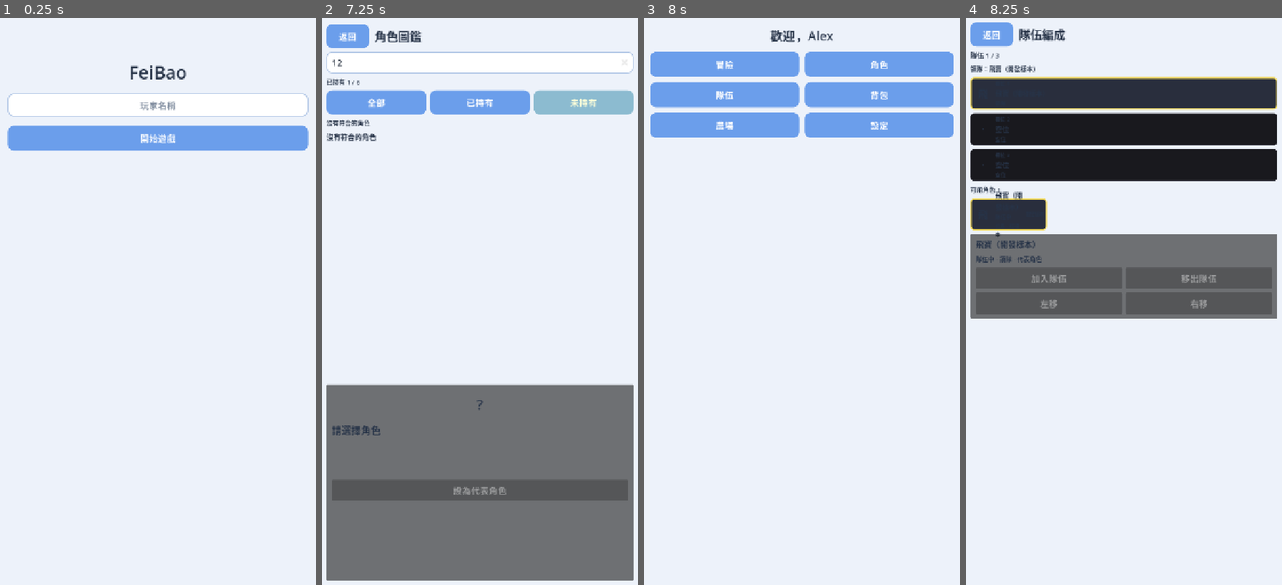
Above: before the commit, frames 1-4 (left to right).
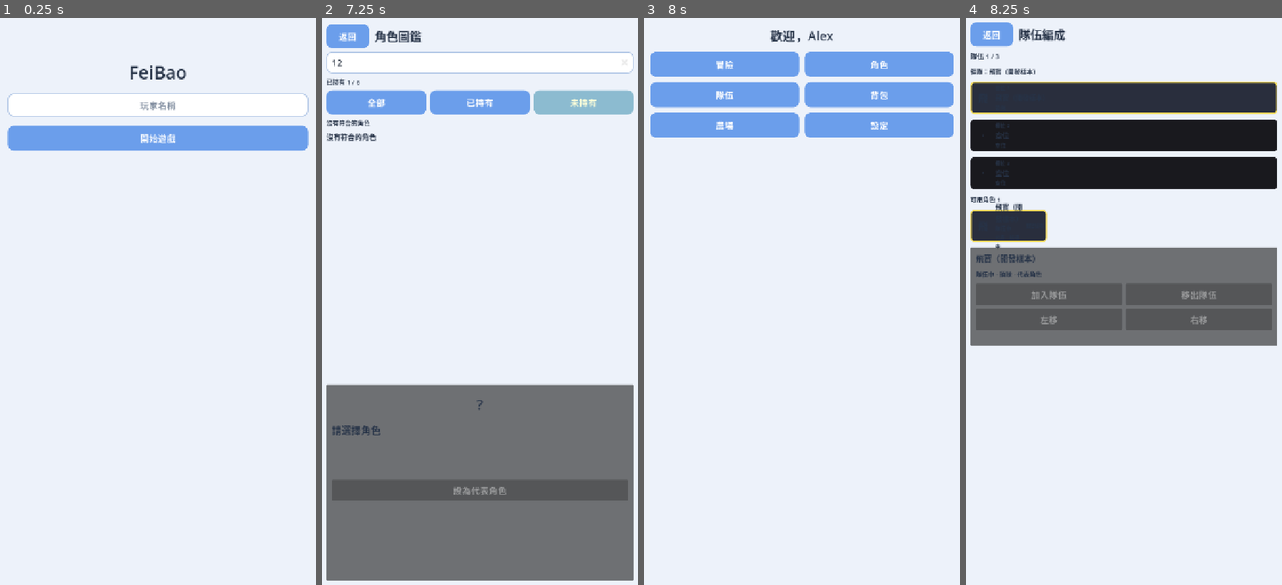
Above: after the commit, the same moments.

Repository: 134767/FeiBao
Game: Godot game, scene res://scenes/bootstrap/bootstrap.tscn
Same seed, same stepped clock (60 frames per second), same inputs: the game is played once before the commit and once after it.
Inputs (mouse positions are in pixels of both pictures, inside the frame that each line leads up to):
- Up to frame 1 (0.25 s): no input
- Up to frame 2 (7.25 s): click (480, 103) at 0.52 s; type "Alex" at 0.6 s; click "開始遊戲" at 1.25 s; click "冒險" at 2 s; click "返回" at 2.75 s; click "角色" at 3.5 s; click (480, 63) at 4.27 s; type "12" at 4.35 s; click "全部" at 5 s; click "已持有" at 5.75 s; click "未持有" at 6.5 s
- Up to frame 3 (8 s): click "返回" at 7.25 s
- Up to frame 4 (8.25 s): click "隊伍" at 8 s

Frames 1-3 are identical in both runs. In frame 4, 19% of the frame differs, in the area x 1-99%, y 5-58%.

Commit message:
fix: align tail focus and prove vertical scroll range

Diff:
--- a/scenes/screens/party/party_screen.gd
+++ b/scenes/screens/party/party_screen.gd
@@ -355,7 +355,10 @@
 	_pending_focus_after_party_change = &""
 
 
-## Fallback after removing a party member at idx: next remaining, else previous, else new leader.
+## Fallback after removing a party member at remove_index:
+## 1) same index among remaining (next member slides into the hole),
+## 2) otherwise the previous remaining member (tail of provisional),
+## 3) removing leader (index 0) naturally focuses the new index-0 leader.
 func _compute_remove_fallback_focus(removing: StringName, remove_index: int) -> StringName:
 	var provisional: Array[StringName] = []
 	for id in _party_ids:
@@ -365,7 +368,7 @@
 		return &""
 	if remove_index < provisional.size():
 		return provisional[remove_index]
-	return provisional[0]
+	return provisional[provisional.size() - 1]
 
 
 func _refresh_party_ui_preserve_focus() -> void:
--- a/scenes/screens/party/party_screen.tscn
+++ b/scenes/screens/party/party_screen.tscn
@@ -25,7 +25,7 @@
 
 [node name="RootVBox" type="VBoxContainer" parent="Margin"]
 layout_mode = 2
-theme_override_constants/separation = 8
+theme_override_constants/separation = 10
 
 [node name="HeaderRow" type="HBoxContainer" parent="Margin/RootVBox"]
 layout_mode = 2
@@ -58,7 +58,7 @@
 unique_name_in_owner = true
 layout_mode = 2
 size_flags_horizontal = 3
-theme_override_constants/separation = 8
+theme_override_constants/separation = 12
 
 [node name="PartySummaryLabel" type="Label" parent="Margin/RootVBox/BodyScroll/BodyContent"]
 unique_name_in_owner = true
@@ -77,7 +77,7 @@
 [node name="PartySlotsContainer" type="VBoxContainer" parent="Margin/RootVBox/BodyScroll/BodyContent"]
 unique_name_in_owner = true
 layout_mode = 2
-theme_override_constants/separation = 8
+theme_override_constants/separation = 12
 
 [node name="RosterSummaryLabel" type="Label" parent="Margin/RootVBox/BodyScroll/BodyContent"]
 unique_name_in_owner = true
@@ -112,19 +112,20 @@
 
 [node name="DetailPanel" type="PanelContainer" parent="Margin/RootVBox/BodyScroll/BodyContent"]
 unique_name_in_owner = true
+custom_minimum_size = Vector2(0, 220)
 layout_mode = 2
 size_flags_horizontal = 3
 
 [node name="DetailMargin" type="MarginContainer" parent="Margin/RootVBox/BodyScroll/BodyContent/DetailPanel"]
 layout_mode = 2
 theme_override_constants/margin_left = 12
-theme_override_constants/margin_top = 10
+theme_override_constants/margin_top = 12
 theme_override_constants/margin_right = 12
-theme_override_constants/margin_bottom = 10
+theme_override_constants/margin_bottom = 12
 
 [node name="DetailVBox" type="VBoxContainer" parent="Margin/RootVBox/BodyScroll/BodyContent/DetailPanel/DetailMargin"]
 layout_mode = 2
-theme_override_constants/separation = 8
+theme_override_constants/separation = 10
 
 [node name="DetailNameLabel" type="Label" parent="Margin/RootVBox/BodyScroll/BodyContent/DetailPanel/DetailMargin/DetailVBox"]
 unique_name_in_owner = true
--- a/tests/active_party_smoke_test.gd
+++ b/tests/active_party_smoke_test.gd
@@ -681,22 +681,24 @@
 	# party order may be [feibao_dev, partner_b, partner_a] or similar size 3
 	_assert_eq("rf_restored_size", int(screen.call("get_party_size")), 3)
 
-	# remove tail (last party member)
+	# remove tail (last party member) → exact previous remaining member (not always leader).
 	var party_ids: Array = screen.call("get_party_ids")
+	_assert_true("rf_tail_setup_size", party_ids.size() >= 2)
 	var tail_id: StringName = party_ids[party_ids.size() - 1] as StringName
-	var head_id: StringName = party_ids[0] as StringName
+	var expected_previous_id: StringName = party_ids[party_ids.size() - 2] as StringName
 	_assert_true("rf_tail_focus", bool(screen.call("focus_character_for_test", tail_id)))
 	screen.call("reset_party_refresh_count_for_tests")
 	screen.call("press_remove_for_test")
 	await _tree.process_frame
 	_assert_eq("rf_tail_refresh", int(screen.call("get_party_refresh_count_for_tests")), 1)
 	_assert_eq("rf_tail_size", int(screen.call("get_party_size")), 2)
-	# Removing last index falls back to leader (or remaining member).
 	var after_tail: Array = screen.call("get_party_ids")
-	_assert_true("rf_tail_focus_in_party", after_tail.has(screen.call("get_focused_id")))
-	_assert_eq("rf_tail_slot_vis", str(screen.call("get_focused_slot_character_id")), str(screen.call("get_focused_id")))
-	_assert_eq("rf_tail_roster_vis", str(screen.call("get_focused_roster_character_id")), str(screen.call("get_focused_id")))
 	_assert_true("rf_tail_was_removed", after_tail.has(tail_id) == false)
+	_assert_eq("rf_tail_focus_id", str(screen.call("get_focused_id")), str(expected_previous_id))
+	_assert_eq("rf_tail_slot_vis", str(screen.call("get_focused_slot_character_id")), str(expected_previous_id))
+	_assert_eq("rf_tail_roster_vis", str(screen.call("get_focused_roster_character_id")), str(expected_previous_id))
+	_assert_true("rf_tail_add_disabled", (screen.call("get_add_button") as Button).disabled)
+	_assert_true("rf_tail_rem_enabled", (screen.call("get_remove_button") as Button).disabled == false)
 
 	# rebuild known party for leader remove: ensure [feibao_dev, partner_a, partner_b]
 	while int(screen.call("get_party_size")) > 1:
@@ -780,14 +782,16 @@
 	sv.add_child(screen)
 	screen.set_anchors_and_offsets_preset(Control.PRESET_FULL_RECT)
 	screen.call("configure_screen", &"party")
-	# Populate roster so multi-column layout is meaningful.
+	# Populate full owned roster so narrow viewports have real vertical overflow.
 	PlayerData.grant_character(&"partner_a")
 	PlayerData.grant_character(&"partner_b")
 	PlayerData.grant_character(&"partner_c")
+	PlayerData.grant_character(&"partner_d")
+	PlayerData.grant_character(&"partner_e")
 	for _i in 5:
 		await _tree.process_frame
 	screen.call("configure_screen", &"party")
-	for _i2 in 3:
+	for _i2 in 4:
 		await _tree.process_frame
 
 	var screen_rect: Rect2 = screen.get_global_rect()
@@ -806,11 +810,33 @@
 		"pl_%s_h_scroll_disabled" % tag,
 		body_scroll != null and int(body_scroll.horizontal_scroll_mode) == int(ScrollContainer.SCROLL_MODE_DISABLED)
 	)
-	if body_scroll != null and size.x <= 400:
-		# Narrow viewports must have real vertical scroll range when content overflows.
+
+	# Strict scrollable range: max_value - page (not max_value > 0 alone).
+	var vbar: ScrollBar = null
+	var vmax: float = 0.0
+	var vpage: float = 0.0
+	var vmin: float = 0.0
+	var scrollable_range: float = 0.0
+	var body_content_h: float = 0.0
+	if body_scroll != null:
 		await _tree.process_frame
-		var v_range: int = body_scroll.get_v_scroll_bar().max_value as int if body_scroll.get_v_scroll_bar() != null else 0
-		_assert_true("pl_%s_v_scroll_range" % tag, v_range > 0 or body_scroll.get_v_scroll_bar().max_value > body_scroll.size.y - 1.0)
+		await _tree.process_frame
+		vbar = body_scroll.get_v_scroll_bar()
+		if vbar != null:
+			vmin = float(vbar.min_value)
+			vmax = float(vbar.max_value)
+			vpage = float(vbar.page)
+			scrollable_range = maxf(0.0, vmax - vpage)
+		var body_content: Control = body_scroll.get_child(0) as Control if body_scroll.get_child_count() > 0 else null
+		if body_content != null:
+			body_content_h = body_content.size.y
+		print(
+			"[INFO] scroll_diag_%s vp=%dx%d body_scroll=%.1fx%.1f vmin=%.1f vmax=%.1f page=%.1f range=%.1f content_h=%.1f"
+			% [tag, size.x, size.y, body_scroll.size.x, body_scroll.size.y, vmin, vmax, vpage, scrollable_range, body_content_h]
+		)
+		# 360 and 390 must have real overflow; 720 may fit.
+		if size.x <= 400:
+			_assert_true("pl_%s_v_scrollable_range" % tag, scrollable_range > 0.5)
 
 	var controls: Array = [
 		["back", screen.call("get_back_button"), 48.0],
@@ -889,8 +915,15 @@
 				"pl_%s_bottom_actions_visible" % tag,
 				mr.intersects(srect2) and mr.end.y <= srect2.end.y + 4.0 and mr.size.y >= 48.0
 			)
-
-	print("[INFO] party_layout_%s cols=%d body_scroll=%s" % [tag, cols, str(body_scroll != null)])
+			print(
+				"[INFO] bottom_diag_%s action_rect=%s body_vp=%s range=%.1f"
+				% [tag, str(mr), str(srect2), scrollable_range]
+			)
+
+	print(
+		"[INFO] party_layout_%s cols=%d range=%.1f vmax=%.1f page=%.1f"
+		% [tag, cols, scrollable_range, vmax, vpage]
+	)
 	host.queue_free()
 	await _tree.process_frame
 
Not shown, changed: docs/FEIBAO_0.7.0_ACTIVE_PARTY.md
Not shown, changed: docs/MODULE_NAVIGATION.md
